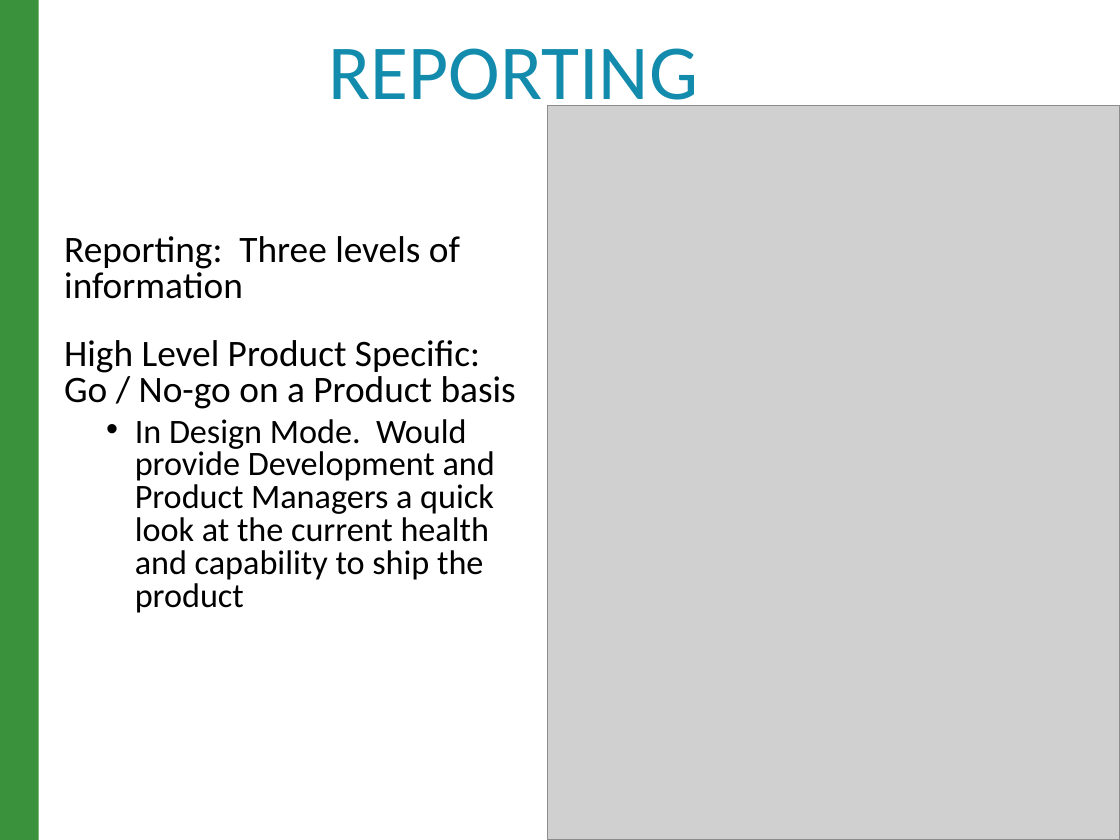
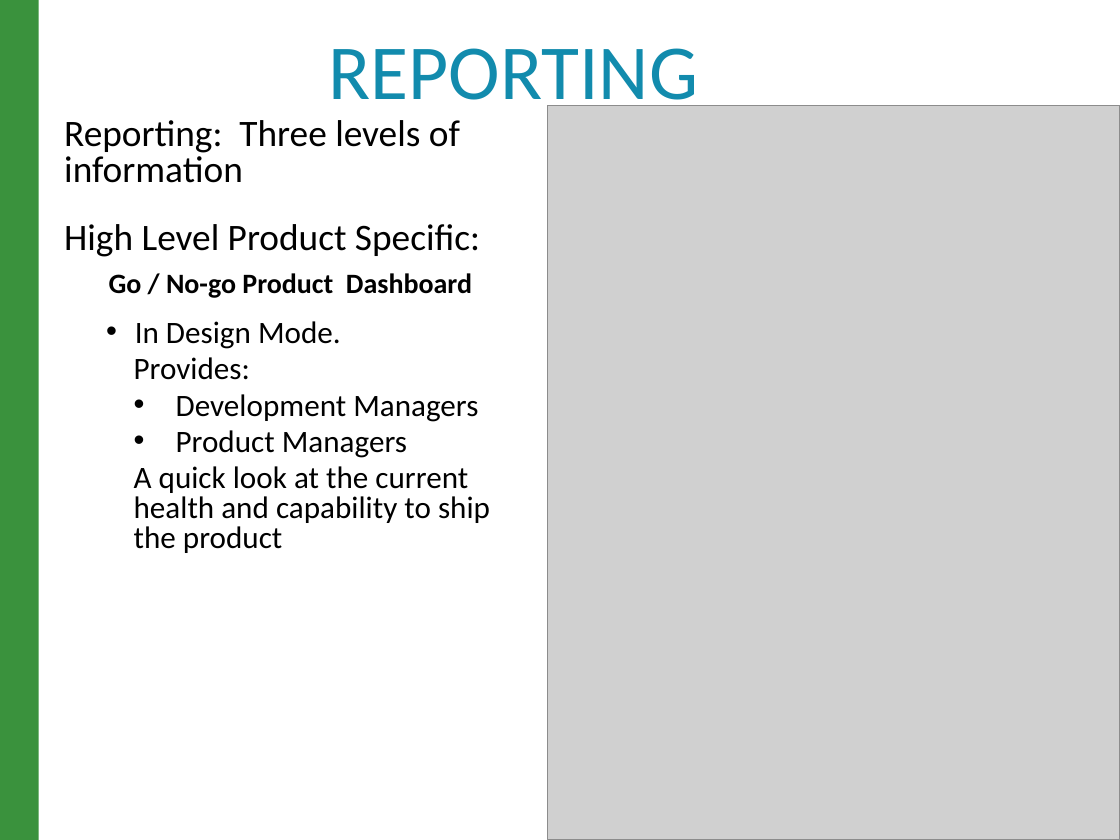
Before and after one commit to raghav9329/mainProf, a slide deck: slide 12 of CurrentWork_Delta/CX_StrategyPowerPoint.pptx. Drawn at 1120x840 pixels with LibreOffice and Linux fonts; fonts in the diff are those of the drawing; grey boxes stand for pictures. Boxes give left, top, right and bottom in pixels: in the first picture for what was removed or moved away, otherwise in the second. Text is boxed around its words. In the diff, an @@ line names an element or a change of style, - is before the commit and + after.

```diff
--- a/CurrentWork_Delta/CX_StrategyPowerPoint.pptx
+++ b/CurrentWork_Delta/CX_StrategyPowerPoint.pptx
@@ text "Reporting: Three levels of information": place and size @@
-text "Reporting: Three levels of information" at bbox=[64, 236, 516, 613]
+text "Reporting: Three levels of information" at bbox=[64, 120, 490, 553]
@@ text at bbox=[64, 224, 490, 553]: text changed; size 22 to 20 pt @@
-High Level Product Specific: Go / No-go on a Product basis
-  • In Design Mode. Would provide Development and Product Managers a quick look at the current health and capability to ship the product
+High Level Product Specific:
+Go / No-go Product Dashboard
+  • In Design Mode.
+    Provides:
+    • Development Managers
+    • Product Managers
+    A quick look at the current health and capability to ship the product
```
Also in this commit, not shown: 9 other slides changed, 2 other files.
